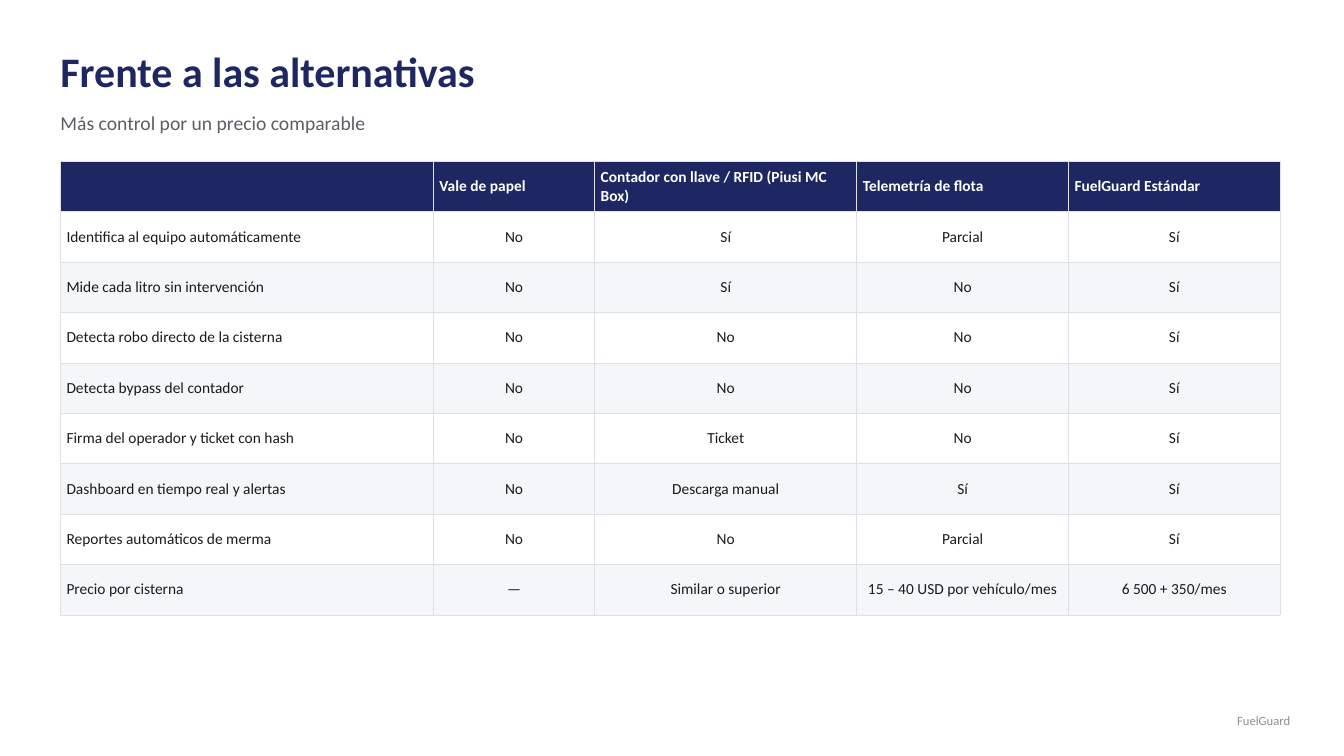
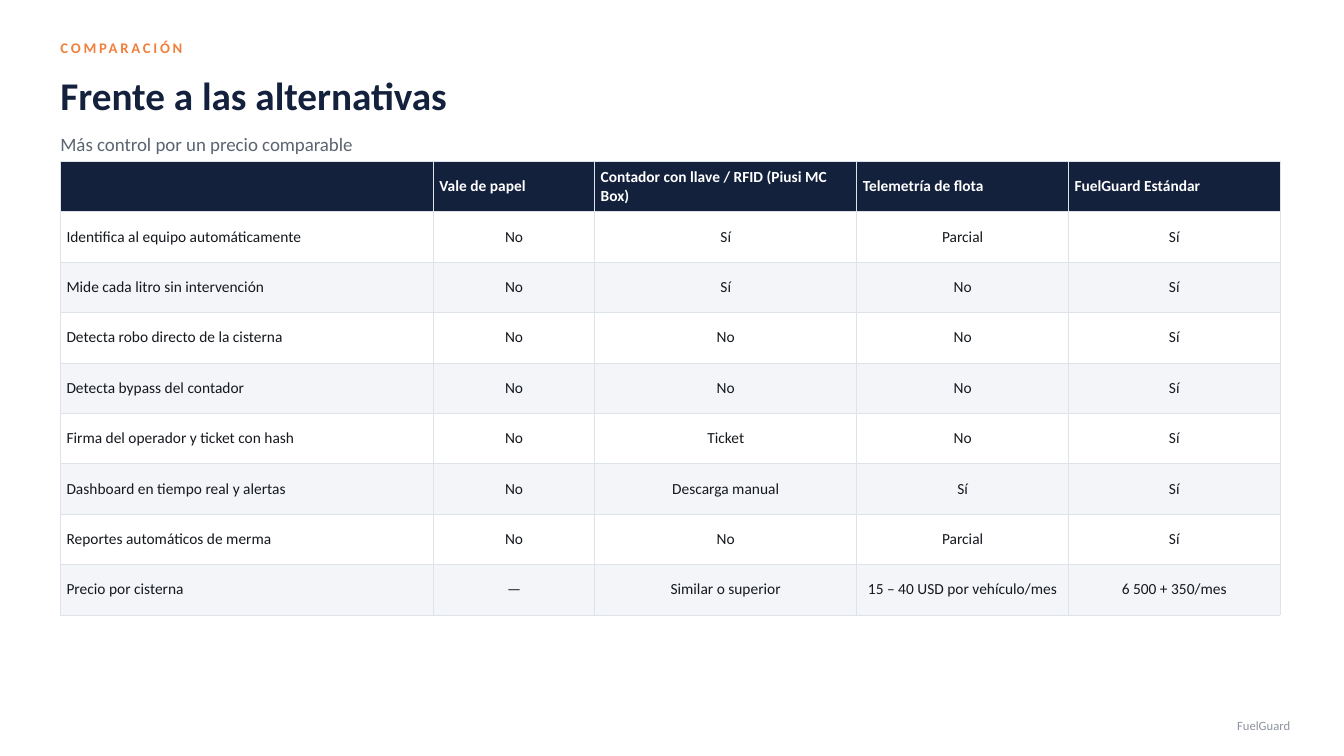
Before and after one commit to ESZO1989/FUELGUARD, a slide deck: slide 14 of docs/presentaciones/FuelGuard-Planes-Comerciales.pptx (slide 13 before the commit). Drawn at 1344x756 pixels with LibreOffice and Linux fonts; fonts in the diff are those of the drawing. Boxes give left, top, right and bottom in pixels: in the first picture for what was removed or moved away, otherwise in the second. Text is boxed around its words. In the diff, an @@ line names an element or a change of style, - is before the commit and + after.

```diff
--- a/docs/presentaciones/FuelGuard-Planes-Comerciales.pptx
+++ b/docs/presentaciones/FuelGuard-Planes-Comerciales.pptx
@@ text added at <box>60,32,867,63</box>, 10.5 pt, text #F0803C, bold @@
+COMPARACIÓN
@@ text "Frente a las alternativas": place and size @@
-text "Frente a las alternativas" at <box>60,57,474,88</box>
+text "Frente a las alternativas" at <box>60,82,446,111</box>
@@ text "Frente a las alternativas" at <box>60,82,446,111</box>: size 30 to 28 pt, text colour #1E2761 to #14213D @@
@@ text "Más control por un precio ...": place and size @@
-text "Más control por un precio ..." at <box>60,116,365,133</box>
+text "Más control por un precio ..." at <box>60,138,352,154</box>
@@ text "Más control por un precio ..." at <box>60,138,352,154</box>: size 14 to 13.5 pt, text colour #5A5F66 to #5B6470 @@
@@ table at <box>60,161,1280,601</box> @@
@@ fill #1E2761 to #14213D in row 1 @@
@@ fill #F4F6F9 to #F3F5F9 in 20 cells @@
@@ text colour #1B1B1B to #15181D in "Identifica al equipo automáticamente", "No", "Sí", "Parcial" and 36 more places @@
@@ borders changed @@
@@ text "FuelGuard" at <box>1237,721,1290,730</box>: text colour #8A8F96 to #8C93A0 @@
```
Also in this commit, not shown: 13 other slides changed, 1 slide added, 9 other files.
